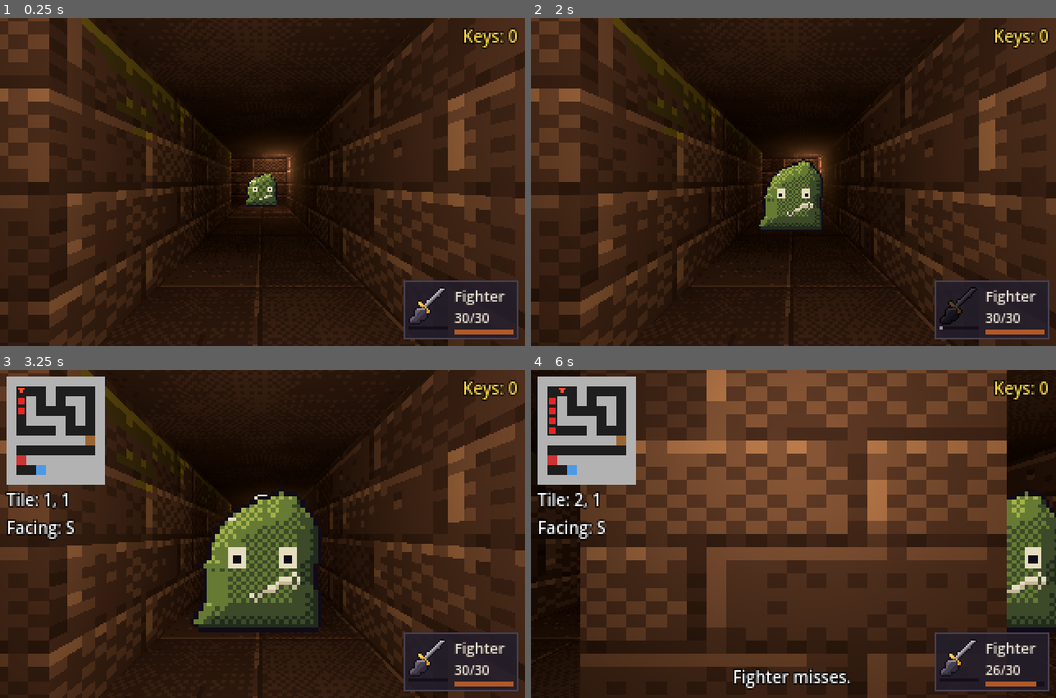
Above: before the commit, frames 1-4 (two rows, left to right).
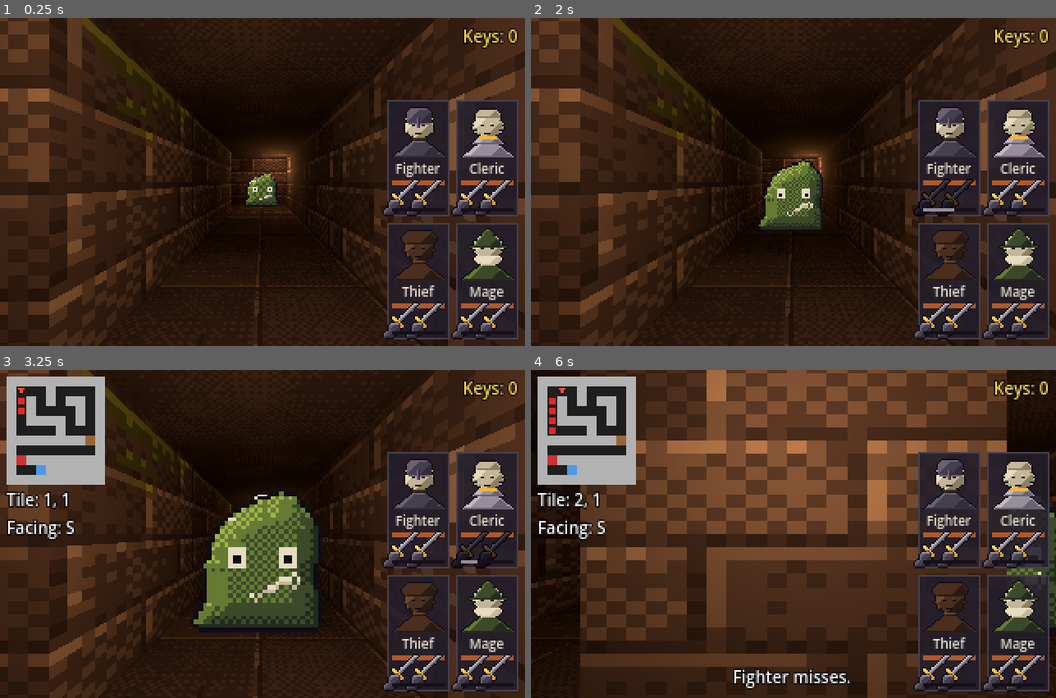
Above: after the commit, the same moments.

Repository: XrNrX/eye-of-bell
Game: Godot game, scene res://scenes/main.tscn
The game is run twice, just before and just after one commit, with the same random seed, the same clock (stepped at 60 frames per second) and the same inputs.
Inputs (mouse positions are in pixels of both pictures, inside the frame that each line leads up to):
- Up to frame 1 (0.25 s): no input
- Up to frame 2 (2 s): click (961, 306) at 0.52 s; click (935, 198) at 1.27 s
- Up to frame 3 (3.25 s): click (472, 550) at 2.02 s; tap Enter at 2.75 s; hold D from 2.78 s (still down); tap Tab at 2.85 s
- Up to frame 4 (6 s): release D at 3.53 s; hold S 3.53-4.28 s; tap F at 3.6 s; hold D 4.28-5.03 s; tap 1 at 4.35 s; hold W 5.03-5.78 s; tap Q at 5.1 s; hold A from 5.78 s (still down); hold E from 5.78 s (still down)

The runs differ from the first frame. In frame 1, 12% of the frame differs, in the area x 72-99%, y 25-98%; in frame 2, 12%; in frame 3, 12%; in frame 4, 13%.

Commit message:
Expand to a 4-hero party with a 2x2 HUD and procedural portraits
Adds Cleric, Thief and Mage (data/party/*.tres) alongside the Fighter, with
stats from the combat blueprint. The party HUD is now a 2x2 grid of panels,
each with a portrait, HP bar, two weapon-hand slots (both bound to the one
attack/cooldown for now -- there's no dual-wielding yet) and a cooldown bar.
A hero's portrait briefly flashes its red-tinted hurt variant on a hit, then
reverts, or switches permanently to the grey dead variant at 0 HP.

tools/art/gen_portraits.py procedurally builds 32x32 bust portraits (living/
hurt/dead) from modular parts -- face shape, skin tone, eyes, a head covering
(helmet/hood/hat/hair) and a chin part (beard/cowl/none) -- seeded so a class
can be rerolled. Hurt tints toward rust and snaps back onto the palette; dead
remaps onto the grey stone ramp by luminance, so it's always true grey.

The front-two-only melee rule and random-target-within-reachable-group logic
were already generic; this just gives them real back-row heroes to use.

Co-Authored-By: Claude Sonnet 5 <noreply@anthropic.com>

Diff:
--- /dev/null
+++ b/data/party/cleric.tres
@@ -0,0 +1,21 @@
+[gd_resource type="Resource" load_steps=6 format=3]
+
+[ext_resource type="Script" path="res://scripts/character_def.gd" id="1_def"]
+[ext_resource type="Texture2D" path="res://art/ui/hand_sword.png" id="2_hand"]
+[ext_resource type="Texture2D" path="res://art/portraits/cleric/portrait.png" id="3_portrait"]
+[ext_resource type="Texture2D" path="res://art/portraits/cleric/portrait_hurt.png" id="4_hurt"]
+[ext_resource type="Texture2D" path="res://art/portraits/cleric/portrait_dead.png" id="5_dead"]
+
+[resource]
+script = ExtResource("1_def")
+display_name = "Cleric"
+max_hp = 24
+attack = 3
+defence = 3
+speed = 2
+damage_min = 2
+damage_max = 6
+hand_icon = ExtResource("2_hand")
+portrait = ExtResource("3_portrait")
+portrait_hurt = ExtResource("4_hurt")
+portrait_dead = ExtResource("5_dead")
--- a/data/party/fighter.tres
+++ b/data/party/fighter.tres
@@ -1,7 +1,10 @@
-[gd_resource type="Resource" load_steps=3 format=3]
+[gd_resource type="Resource" load_steps=6 format=3]
 
 [ext_resource type="Script" path="res://scripts/character_def.gd" id="1_def"]
 [ext_resource type="Texture2D" path="res://art/ui/hand_sword.png" id="2_hand"]
+[ext_resource type="Texture2D" path="res://art/portraits/fighter/portrait.png" id="3_portrait"]
+[ext_resource type="Texture2D" path="res://art/portraits/fighter/portrait_hurt.png" id="4_hurt"]
+[ext_resource type="Texture2D" path="res://art/portraits/fighter/portrait_dead.png" id="5_dead"]
 
 [resource]
 script = ExtResource("1_def")
@@ -13,3 +16,6 @@
 damage_min = 2
 damage_max = 8
 hand_icon = ExtResource("2_hand")
+portrait = ExtResource("3_portrait")
+portrait_hurt = ExtResource("4_hurt")
+portrait_dead = ExtResource("5_dead")
--- /dev/null
+++ b/data/party/mage.tres
@@ -0,0 +1,21 @@
+[gd_resource type="Resource" load_steps=6 format=3]
+
+[ext_resource type="Script" path="res://scripts/character_def.gd" id="1_def"]
+[ext_resource type="Texture2D" path="res://art/ui/hand_sword.png" id="2_hand"]
+[ext_resource type="Texture2D" path="res://art/portraits/mage/portrait.png" id="3_portrait"]
+[ext_resource type="Texture2D" path="res://art/portraits/mage/portrait_hurt.png" id="4_hurt"]
+[ext_resource type="Texture2D" path="res://art/portraits/mage/portrait_dead.png" id="5_dead"]
+
+[resource]
+script = ExtResource("1_def")
+display_name = "Mage"
+max_hp = 14
+attack = 1
+defence = 1
+speed = 2
+damage_min = 1
+damage_max = 4
+hand_icon = ExtResource("2_hand")
+portrait = ExtResource("3_portrait")
+portrait_hurt = ExtResource("4_hurt")
+portrait_dead = ExtResource("5_dead")
--- /dev/null
+++ b/data/party/thief.tres
@@ -0,0 +1,21 @@
+[gd_resource type="Resource" load_steps=6 format=3]
+
+[ext_resource type="Script" path="res://scripts/character_def.gd" id="1_def"]
+[ext_resource type="Texture2D" path="res://art/ui/hand_sword.png" id="2_hand"]
+[ext_resource type="Texture2D" path="res://art/portraits/thief/portrait.png" id="3_portrait"]
+[ext_resource type="Texture2D" path="res://art/portraits/thief/portrait_hurt.png" id="4_hurt"]
+[ext_resource type="Texture2D" path="res://art/portraits/thief/portrait_dead.png" id="5_dead"]
+
+[resource]
+script = ExtResource("1_def")
+display_name = "Thief"
+max_hp = 18
+attack = 3
+defence = 2
+speed = 4
+damage_min = 1
+damage_max = 6
+hand_icon = ExtResource("2_hand")
+portrait = ExtResource("3_portrait")
+portrait_hurt = ExtResource("4_hurt")
+portrait_dead = ExtResource("5_dead")
--- a/scenes/main.tscn
+++ b/scenes/main.tscn
@@ -1,9 +1,12 @@
-[gd_scene load_steps=12 format=3]
+[gd_scene load_steps=15 format=3]
 
 [ext_resource type="Script" path="res://scripts/party.gd" id="7_party"]
 [ext_resource type="Resource" path="res://data/party/fighter.tres" id="8_fighter"]
 [ext_resource type="PackedScene" path="res://scenes/party_hud.tscn" id="9_party_hud"]
 [ext_resource type="PackedScene" path="res://scenes/game_over.tscn" id="10_game_over"]
+[ext_resource type="Resource" path="res://data/party/cleric.tres" id="11_cleric"]
+[ext_resource type="Resource" path="res://data/party/thief.tres" id="12_thief"]
+[ext_resource type="Resource" path="res://data/party/mage.tres" id="13_mage"]
 
 [ext_resource type="PackedScene" path="res://scenes/level_complete.tscn" id="6_complete"]
 [ext_resource type="PackedScene" path="res://scenes/hud.tscn" id="5_hud"]
@@ -52,7 +55,7 @@
 
 [node name="Party" type="Node" parent="."]
 script = ExtResource("7_party")
-hero_defs = Array[Resource]([ExtResource("8_fighter")])
+hero_defs = Array[Resource]([ExtResource("8_fighter"), ExtResource("11_cleric"), ExtResource("12_thief"), ExtResource("13_mage")])
 player_path = NodePath("../Player")
 
 [node name="PartyHud" parent="." instance=ExtResource("9_party_hud")]
--- a/scenes/party_hud.tscn
+++ b/scenes/party_hud.tscn
@@ -16,18 +16,18 @@
 mouse_filter = 2
 color = Color(0.8, 0.08, 0.05, 0)
 
-[node name="Panels" type="HBoxContainer" parent="."]
+[node name="Panels" type="GridContainer" parent="."]
 unique_name_in_owner = true
 anchors_preset = 3
 anchor_left = 1.0
 anchor_top = 1.0
 anchor_right = 1.0
 anchor_bottom = 1.0
-offset_left = -80.0
-offset_top = -36.0
+offset_left = -84.0
+offset_top = -112.0
 offset_right = -4.0
 offset_bottom = -4.0
 grow_horizontal = 0
 grow_vertical = 0
 mouse_filter = 2
-alignment = 2
+columns = 2
--- a/scripts/character_def.gd
+++ b/scripts/character_def.gd
@@ -9,4 +9,9 @@
 @export var speed := 2        # Shortens the attack cooldown.
 @export var damage_min := 1
 @export var damage_max := 6
-@export var hand_icon: Texture2D  # The weapon-hand button on the party HUD.
+@export var hand_icon: Texture2D  # The weapon-hand buttons on the party HUD.
+
+@export_group("Portrait")
+@export var portrait: Texture2D        # Shown while alive.
+@export var portrait_hurt: Texture2D   # Briefly shown (red tint) when hit.
+@export var portrait_dead: Texture2D   # Shown once hp reaches 0 (greyed out).
--- a/scripts/party_hud.gd
+++ b/scripts/party_hud.gd
@@ -1,10 +1,15 @@
 extends CanvasLayer
-## Party HUD: one panel per hero (name, HP, weapon-hand button), floating damage
-## numbers when a hero is hit, and a red screen flash. Click a hand (or press 1-4)
-## to attack; the hand greys out while that hero's attack cools down.
-## Talks to the party only through its signals and the "party" group.
+## Party HUD: a 2x2 grid of hero panels (portrait, HP bar, two hand slots), floating
+## damage numbers when a hero is hit, and a red screen flash. Click a hand (or press
+## 1-4) to attack; both hands in a panel trigger the same attack and cooldown --
+## there's only one weapon per hero so far, but the UI has room for dual-wielding
+## or an off-hand item later. Talks to the party only through its signals and group.
 
 const CombatRules := preload("res://scripts/combat_rules.gd")
+
+const PORTRAIT_SIZE := Vector2(24, 24)
+const HAND_SIZE := Vector2(12, 12)
+const BAR_WIDTH := 24.0
 
 const HAND_READY := Color(1, 1, 1)
 const HAND_COOLING := Color(0.35, 0.33, 0.38)
@@ -15,12 +20,13 @@
 const COOL_FILL := Color(0.588, 0.557, 0.604)        # Palette stone_300.
 const HIT_COLOUR := Color(0.85, 0.51, 0.26)          # Palette rust_300.
 const MISS_COLOUR := Color(0.76, 0.74, 0.75)         # Palette stone_100.
+const HURT_FLASH_TIME := 0.3  # How long the portrait shows its red-tinted variant.
 
 @onready var flash: ColorRect = %Flash
-@onready var panels_box: HBoxContainer = %Panels
+@onready var panels_grid: GridContainer = %Panels
 
 var party: Node
-var panels := {}  # slot -> {hand, cool_bar, hp_bar, hp_label, root}
+var panels := {}  # slot -> {portrait, hand_a, hand_b, cool_bar, hp_bar, root}
 
 
 func _ready() -> void:
@@ -40,8 +46,9 @@
 	for m in party.members:
 		var p: Dictionary = panels[m.slot]
 		var cooling: bool = m.cooldown_left > 0.0 or not m.is_alive()
-		p.hand.disabled = cooling
-		p.hand.modulate = HAND_COOLING if cooling else HAND_READY
+		for hand in [p.hand_a, p.hand_b]:
+			hand.disabled = cooling
+			hand.modulate = HAND_COOLING if cooling else HAND_READY
 		var total := CombatRules.hero_cooldown(m.def.speed)
 		p.cool_bar.value = (m.cooldown_left / total) * 100.0 if m.is_alive() else 0.0
 
@@ -51,13 +58,14 @@
 	var p: Dictionary = panels[slot]
 	p.hp_bar.max_value = m.def.max_hp
 	p.hp_bar.value = m.hp
-	p.hp_label.text = "%d/%d" % [m.hp, m.def.max_hp]
-	if not m.is_alive():
-		p.root.modulate = Color(0.5, 0.5, 0.5)
+	p.portrait.texture = m.def.portrait if m.is_alive() else m.def.portrait_dead
+	p.root.modulate = Color(0.5, 0.5, 0.5) if not m.is_alive() else Color.WHITE
 
 
-## A hero was attacked: float the damage (or "Miss") above their panel; red flash on a hit.
+## A hero was attacked: float the damage (or "Miss") above their panel, flash the
+## screen red on a hit, and briefly swap in the hurt (red-tinted) portrait.
 func _on_hero_hit(slot: int, damage: int) -> void:
+	var m = party.member(slot)
 	var p: Dictionary = panels[slot]
 	var label := Label.new()
 	label.text = str(damage) if damage > 0 else "Miss"
@@ -77,6 +85,12 @@
 	if damage > 0:
 		flash.color.a = 0.35
 		create_tween().tween_property(flash, "color:a", 0.0, 0.35)
+		if m.is_alive():  # Still alive: flash the hurt portrait, then revert. Dead
+			p.portrait.texture = m.def.portrait_hurt  # already shows portrait_dead permanently.
+			var timer := get_tree().create_timer(HURT_FLASH_TIME)
+			timer.timeout.connect(func():
+				if m.is_alive():
+					p.portrait.texture = m.def.portrait)
 
 
 func _make_panel(m) -> Dictionary:
@@ -88,43 +102,54 @@
 	box.set_content_margin_all(3)
 	root.add_theme_stylebox_override("panel", box)
 	root.mouse_filter = Control.MOUSE_FILTER_IGNORE
-	panels_box.add_child(root)
+	panels_grid.add_child(root)
 
-	var row := HBoxContainer.new()
-	row.add_theme_constant_override("separation", 4)
-	row.mouse_filter = Control.MOUSE_FILTER_IGNORE
-	root.add_child(row)
+	var col := VBoxContainer.new()
+	col.add_theme_constant_override("separation", 1)
+	col.mouse_filter = Control.MOUSE_FILTER_IGNORE
+	root.add_child(col)
 
-	# Weapon hand: a button, with a thin cooldown bar under it.
-	var hand_col := VBoxContainer.new()
-	hand_col.add_theme_constant_override("separation", 1)
-	row.add_child(hand_col)
+	var portrait := TextureRect.new()
+	portrait.texture = m.def.portrait
+	portrait.custom_minimum_size = PORTRAIT_SIZE
+	portrait.stretch_mode = TextureRect.STRETCH_SCALE
+	portrait.texture_filter = CanvasItem.TEXTURE_FILTER_NEAREST
+	portrait.mouse_filter = Control.MOUSE_FILTER_IGNORE
+	col.add_child(portrait)
+
+	col.add_child(_label(m.def.display_name, 8))
+
+	var hp_bar := _bar(HP_FILL, Vector2(BAR_WIDTH, 3), m.def.max_hp)
+	col.add_child(hp_bar)
+
+	# Two weapon-hand slots (left/right), both attacking with this hero.
+	var hands_row := HBoxContainer.new()
+	hands_row.add_theme_constant_override("separation", 2)
+	hands_row.mouse_filter = Control.MOUSE_FILTER_IGNORE
+	col.add_child(hands_row)
+	var hand_a := _make_hand(m)
+	var hand_b := _make_hand(m)
+	hands_row.add_child(hand_a)
+	hands_row.add_child(hand_b)
+
+	var cool_bar := _bar(COOL_FILL, Vector2(BAR_WIDTH, 2), 100)
+	col.add_child(cool_bar)
+
+	return {"root": root, "portrait": portrait, "hand_a": hand_a, "hand_b": hand_b,
+		"cool_bar": cool_bar, "hp_bar": hp_bar}
+
+
+func _make_hand(m) -> TextureButton:
 	var hand := TextureButton.new()
 	hand.texture_normal = m.def.hand_icon
-	hand.custom_minimum_size = Vector2(24, 24)
+	hand.custom_minimum_size = HAND_SIZE
 	hand.ignore_texture_size = true
 	hand.stretch_mode = TextureButton.STRETCH_KEEP_CENTERED
 	hand.texture_filter = CanvasItem.TEXTURE_FILTER_NEAREST
 	hand.focus_mode = Control.FOCUS_NONE  # Space/Enter shouldn't trigger it.
 	hand.tooltip_text = "Attack (%d)" % (m.slot + 1)
 	hand.pressed.connect(func(): party.attack(m.slot))
-	hand_col.add_child(hand)
-	var cool_bar := _bar(COOL_FILL, Vector2(24, 2), 100)
-	hand_col.add_child(cool_bar)
-
-	# Name, HP numbers and HP bar.
-	var info := VBoxContainer.new()
-	info.add_theme_constant_override("separation", 1)
-	info.mouse_filter = Control.MOUSE_FILTER_IGNORE
-	row.add_child(info)
-	var name_label := _label(m.def.display_name, 9)
-	info.add_child(name_label)
-	var hp_label := _label("", 8)
-	info.add_child(hp_label)
-	var hp_bar := _bar(HP_FILL, Vector2(36, 3), m.def.max_hp)
-	info.add_child(hp_bar)
-
-	return {"root": root, "hand": hand, "cool_bar": cool_bar, "hp_bar": hp_bar, "hp_label": hp_label}
+	return hand
 
 
 func _label(text: String, size: int) -> Label:
@@ -133,6 +158,7 @@
 	l.add_theme_font_size_override("font_size", size)
 	l.add_theme_color_override("font_color", Color(0.92, 0.89, 0.82))
 	l.mouse_filter = Control.MOUSE_FILTER_IGNORE
+	l.horizontal_alignment = HORIZONTAL_ALIGNMENT_CENTER
 	return l
 
 
Binary file added: art/portraits/cleric/portrait.png
Not shown, added: art/portraits/cleric/portrait.png.import
Binary file added: art/portraits/cleric/portrait_dead.png
Not shown, added: art/portraits/cleric/portrait_dead.png.import
Binary file added: art/portraits/cleric/portrait_hurt.png
Not shown, added: art/portraits/cleric/portrait_hurt.png.import
Binary file added: art/portraits/fighter/portrait.png
Not shown, added: art/portraits/fighter/portrait.png.import
Binary file added: art/portraits/fighter/portrait_dead.png
Not shown, added: art/portraits/fighter/portrait_dead.png.import
Binary file added: art/portraits/fighter/portrait_hurt.png
Not shown, added: art/portraits/fighter/portrait_hurt.png.import
(and 12 more such lines)
